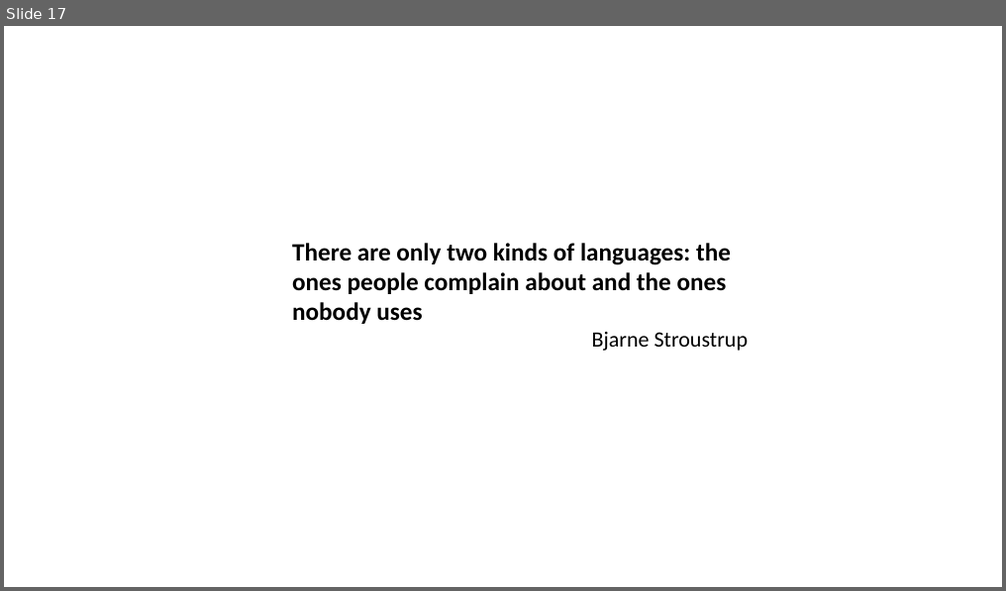
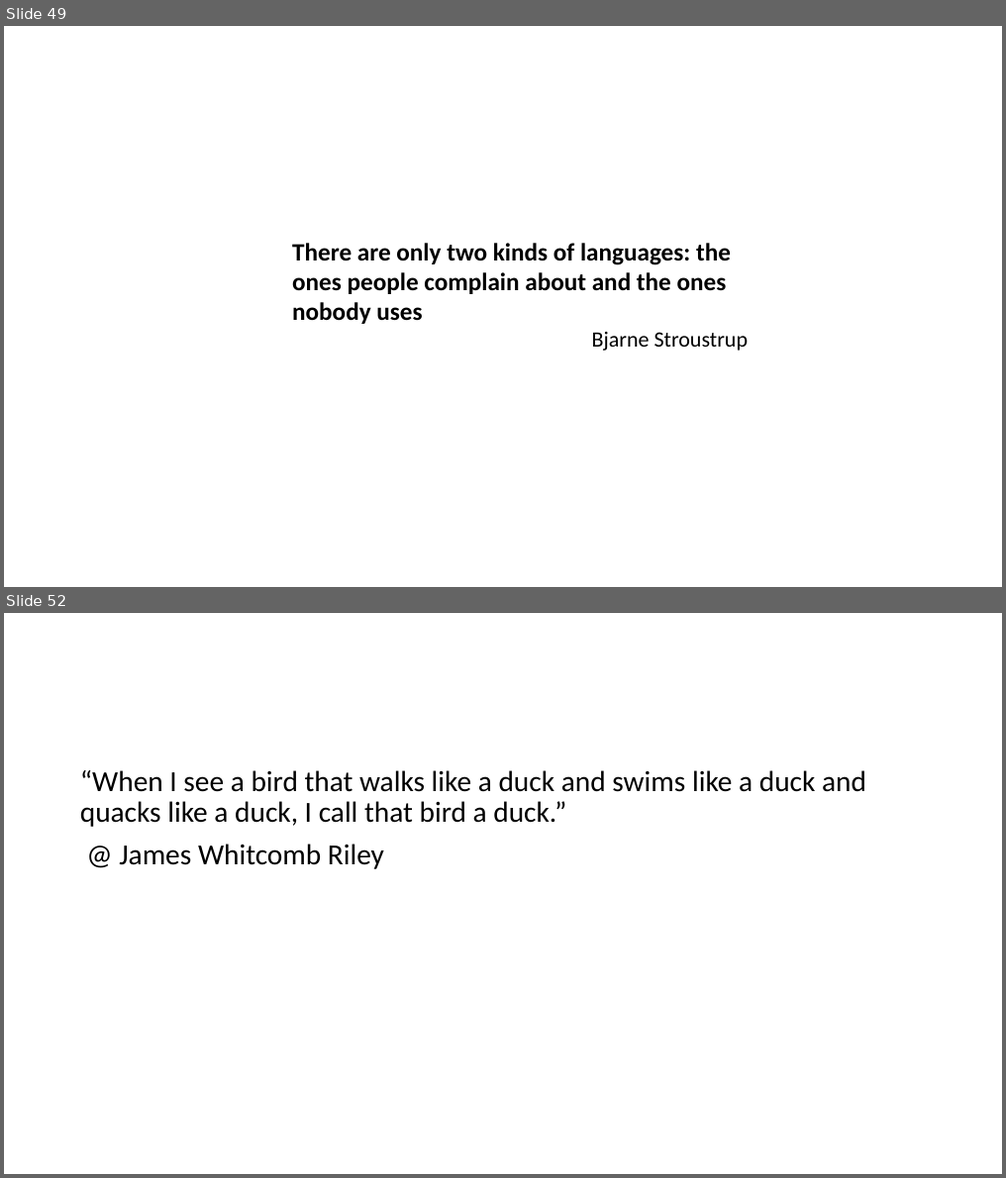
Before and after one commit to dzmitry-varabei/front-end-course, a slide deck: lecture-4-functions/lecture4-functions.pptx. Shown one above the other, each under a label of ours: slide 17 before the commit, slides 49 and 52 after it; the slides between them are not shown. The pictures are 1006x591 and 1006x1178 pixels, drawn with LibreOffice and Linux fonts; fonts in the diff are those of the drawing. Boxes give left, top, right and bottom in pixels: in the first picture for what was removed or moved away, otherwise in the second. Text is boxed around its words. In the diff, an @@ line names an element or a change of style, - is before the commit and + after.

```diff
--- a/lecture-4-functions/lecture4-functions.pptx
+++ b/lecture-4-functions/lecture4-functions.pptx
@@ slide 52 added at [4,613,1002,1174], background #FFFFFF @@
@@ text added at [80,770,866,869], 28 pt, text #000000 @@
+“When I see a bird that walks like a duck and swims like a duck and quacks like a duck, I call that bird a duck.”
+@ James Whitcomb Riley
@@ what was slide 17 is now slide 49 @@
```
Also in this commit, not shown: 1 slide changed, 68 other slides added, 14 other files.
